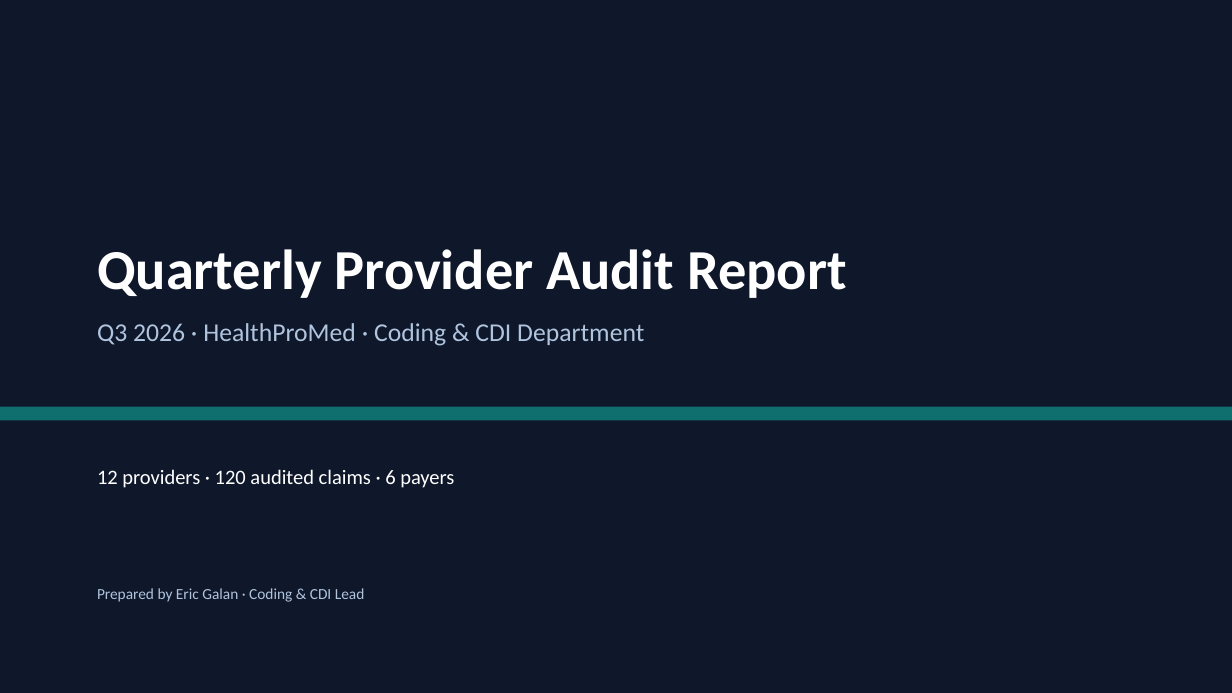
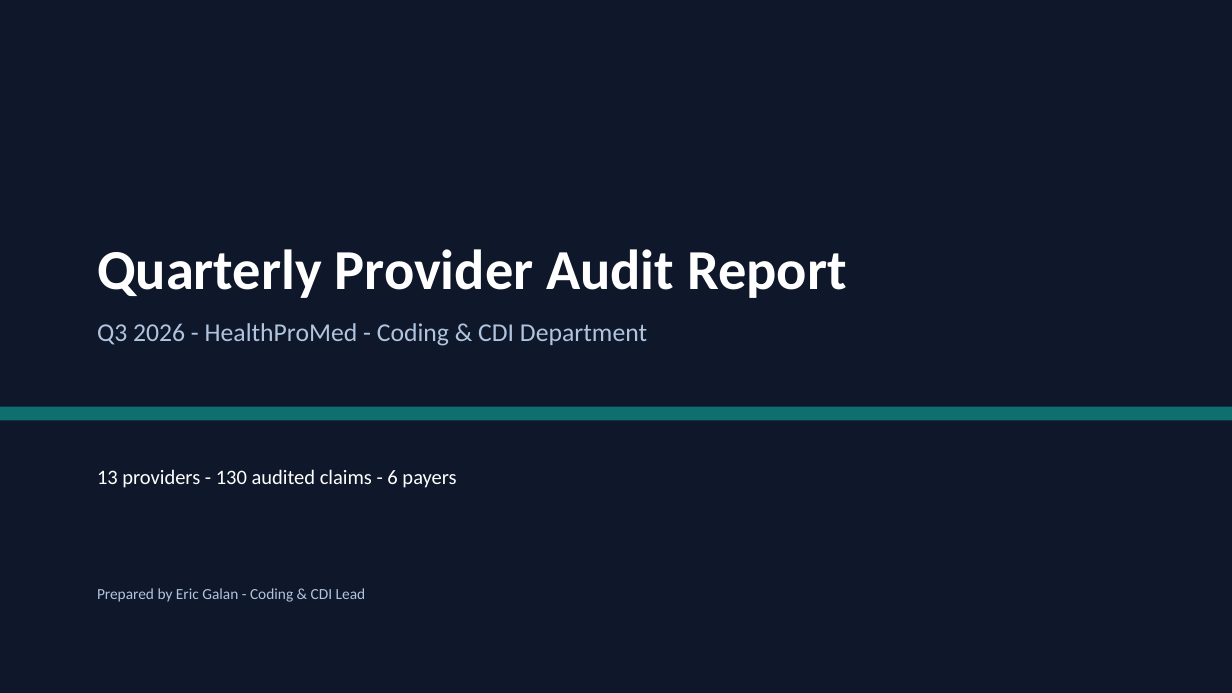
Before and after one commit to ericgalancrc-cmd/Revenue-MD, a slide deck: slide 1 of docs/Q3_2026_Provider_Audit_Report.pptx. Drawn at 1232x693 pixels with LibreOffice and Linux fonts; fonts in the diff are those of the drawing. Boxes give left, top, right and bottom in pixels: in the first picture for what was removed or moved away, otherwise in the second. Text is boxed around its words. In the diff, an @@ line names an element or a change of style, - is before the commit and + after.

```diff
--- a/docs/Q3_2026_Provider_Audit_Report.pptx
+++ b/docs/Q3_2026_Provider_Audit_Report.pptx
@@ text at (97, 323, 647, 346): text changed @@
-Q3 2026 · HealthProMed · Coding & CDI Department
+Q3 2026 - HealthProMed - Coding & CDI Department
@@ text at (97, 469, 456, 488): text changed @@
-12 providers · 120 audited claims · 6 payers
+13 providers - 130 audited claims - 6 payers
@@ text at (97, 588, 366, 602): text changed @@
-Prepared by Eric Galan · Coding & CDI Lead
+Prepared by Eric Galan - Coding & CDI Lead
```
Also in this commit, not shown: 13 other slides changed, 1 other file.
